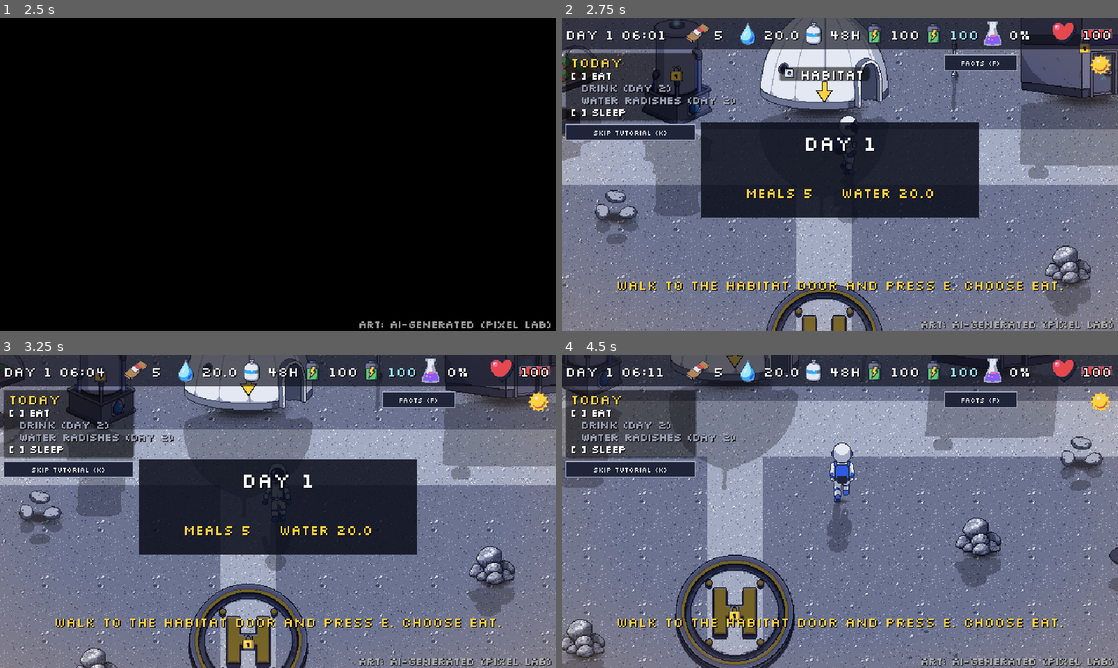
Above: before the commit, frames 1-4 (two rows, left to right).
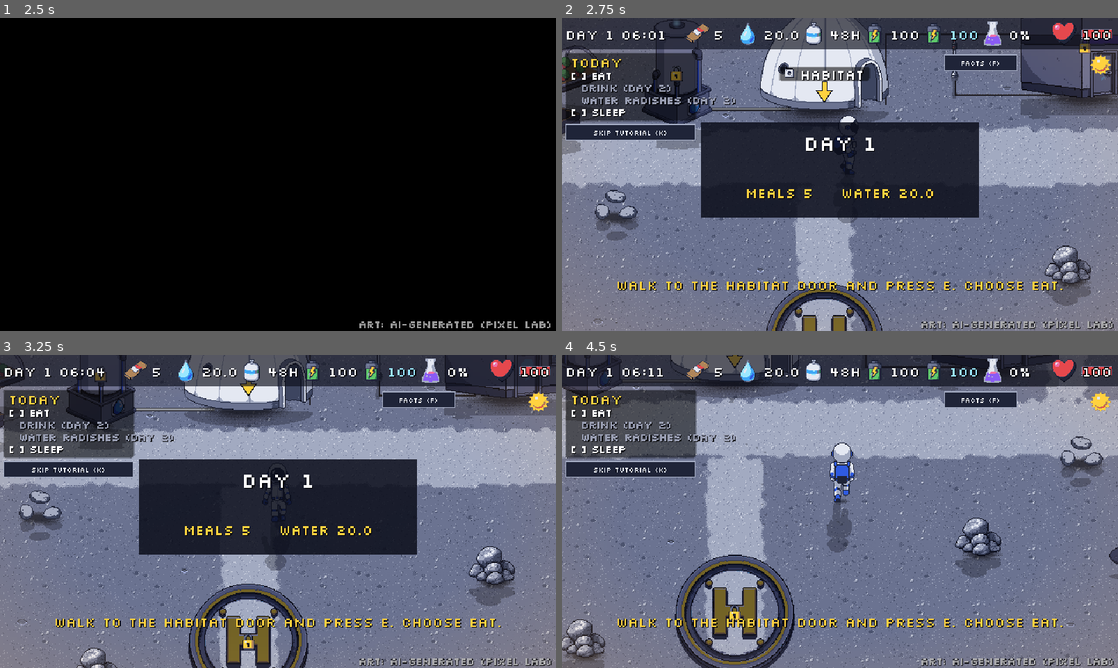
Above: after the commit, the same moments.

Repository: me-AMM/Wings-of-wax
Game: Godot game, scene res://scenes/Title.tscn
The game is run twice, just before and just after one commit, with the same random seed, the same clock (stepped at 60 frames per second) and the same inputs.
Inputs (mouse positions are in pixels of both pictures, inside the frame that each line leads up to):
- Up to frame 1 (2.5 s): click "Start Game" at 0.5 s; click "Continue" at 1.25 s; tap Enter (ui_accept) at 2, 2.27 s; move the mouse to (400, 158) at 2.02 s; hold Right (move_right) from 2.03 s (still down); hold E (interact) from 2.03 s (still down); click (400, 158) at 2.17 s
- Up to frame 2 (2.75 s): keep holding Right (move_right); keep holding E (interact)
- Up to frame 3 (3.25 s): move the mouse to (166, 527) at 2.77 s; release Right (move_right) at 2.78 s; release E (interact) at 2.78 s; hold Down (move_down) from 2.78 s (still down); tap L at 2.85 s; tap Enter (ui_accept) at 3.02 s
- Up to frame 4 (4.5 s): tap E (interact) at 3.5, 4.25 s; move the mouse to (895, 442) at 3.52 s; release Down (move_down) at 3.53 s; hold Right (move_right) 3.53-4.28 s; tap F at 3.6 s; move the mouse to (812, 574) at 4.27 s; hold Up (move_up) from 4.28 s (still down); tap J at 4.35 s; click (812, 574) at 4.42 s

Frame 1 is identical in both runs. In frame 2, 10% of the frame differs, in the area x 0-100%, y 0-100%; in frame 3, 12%; in frame 4, 14%.

Commit message:
POLISH 3: baked natural ground (noise tiles, dithered paths, pebbles, craters, tracks, cables, pipe), boot prints; sun shadow length capped and shared layer
Co-Authored-By: Claude Opus 5.5 <noreply@anthropic.com>

Diff:
--- a/scripts/polish.gd
+++ b/scripts/polish.gd
@@ -22,11 +22,19 @@
 # POLAR SUN: at the south pole the Sun circles low on the horizon, so shadows are long and turn once a day.
 const SUN_ALPHA := 0.27           # long shadow darkness
 const SUN_LENGTH := 1.5           # shadow length / object height
+const SUN_MAX := 44.0             # longest shadow in px (big domes would cast a huge grey blob otherwise)
 const SUN_FLAT := 0.55            # top-down view squashes the north-south part of the direction
 const SUN_PHASE := 0.0            # turn the whole clock (radians) if the shadows point the wrong way at 06:00
 var sun_group: CanvasGroup        # all long shadows: drawn as one layer, so overlaps never get darker
 var sun_items: Array = []         # [shadow Sprite2D, node] pairs
 var player_sun: Sprite2D
+# BOOT PRINTS: the astronaut leaves a small print every PRINT_STEP px that fades over PRINT_FADE s (outpost only)
+const PRINT_STEP := 10.0
+const PRINT_FADE := 30.0
+const PRINT_MAX := 120            # oldest prints are removed first (keeps the Web build cheap)
+var print_layer: Node2D
+var last_print := Vector2.INF
+var print_side := 1.0
 static var _shadow_cache := {}
 static var _bases := {}
 
@@ -137,7 +145,13 @@
 	GameState.changed.connect(_update_vignette)
 	_update_vignette()
 	if kind == "outpost":
+		_baked_ground()
 		_shadows_for_buildings()
+		if sun_group != null:                         # one layer: the astronaut's shadow never doubles a building's
+			player.remove_child(player_sun)
+			player_sun.show_behind_parent = false
+			player_sun.modulate = Color(0.02, 0.02, 0.06)
+			sun_group.add_child(player_sun)
 		_blinking_lights()
 
 func _build_vignette() -> void:
@@ -165,6 +179,49 @@
 func _update_vignette() -> void:
 	if vignette != null:
 		vignette.modulate = Color(0.2, 0.3, 0.75) if GameState.in_shadow else Color(1.0, 0.72, 0.4)
+
+# GROUND: one baked image (tools/make_ground.py) replaces the tiled ground, the hard-edged path rectangles and the
+# ground patches. Craters and boulder walls stay. If the image is missing, the old ground is kept.
+func _baked_ground() -> void:
+	var ground: Node = host.get_node_or_null("Ground")
+	var tex: Texture2D = load("res://assets_derived/ground_outpost.png") if ResourceLoader.exists("res://assets_derived/ground_outpost.png") else null
+	if ground == null or tex == null:
+		return
+	for c in ground.get_children():
+		if c.name == "GroundFill" or String(c.name).begins_with("Path") or String(c.name).begins_with("Patch"):
+			c.visible = false
+	var g := Sprite2D.new()
+	g.name = "BakedGround"
+	g.texture = tex
+	g.centered = false
+	ground.add_child(g)
+	ground.move_child(g, 0)
+	print_layer = Node2D.new()
+	print_layer.name = "BootPrints"
+	ground.add_child(print_layer)
+
+func _boot_prints() -> void:
+	if print_layer == null or player == null:
+		return
+	var feet := player.global_position
+	if last_print == Vector2.INF:
+		last_print = feet
+		return
+	if feet.distance_to(last_print) < PRINT_STEP:
+		return
+	var dir := (feet - last_print).normalized()
+	last_print = feet
+	print_side = -print_side                          # left, right, left...
+	var side := Vector2(-dir.y, dir.x) * 2.0 * print_side
+	var bp := Sprite2D.new()
+	bp.texture = ellipse_texture(4, 2, 0.35, Color(0.05, 0.05, 0.08))
+	bp.position = (feet + side).round()
+	print_layer.add_child(bp)
+	var tw := bp.create_tween()
+	tw.tween_property(bp, "modulate:a", 0.0, PRINT_FADE)
+	tw.tween_callback(bp.queue_free)
+	if print_layer.get_child_count() > PRINT_MAX:
+		print_layer.get_child(0).queue_free()
 
 # GROUNDING: every building, prop and rock of the Outpost gets a dark dithered dirt patch and a contact shadow,
 # both centred on the sprite's real visual base (bases.json) and drawn on the ground layer, under every sprite.
@@ -213,7 +270,9 @@
 		ls.position = base
 		ls.modulate = Color(0.02, 0.02, 0.06)
 		sun_group.add_child(ls)
-		sun_items.append([ls, sp])
+		var hb: Dictionary = bases().get(sp.texture.resource_path, {})
+		var height: float = float(hb.get("bottom", 32) - hb.get("top", 0) + 1)
+		sun_items.append([ls, sp, minf(SUN_LENGTH, SUN_MAX / height)])
 		# follow the node if it is hidden (locked or not landed yet)
 		n.visibility_changed.connect(func(): dirt.visible = n.visible; s.visible = n.visible; ls.visible = n.visible)
 		dirt.visible = n.visible
@@ -249,13 +308,13 @@
 
 func _update_sun() -> void:
 	var on := not GameState.in_shadow       # shadow days: the Sun is blocked, no long shadows
-	var skew_axis := -sun_dir() * SUN_LENGTH  # a pixel h above the base lands h * SUN_LENGTH along the direction
+	var d := -sun_dir()                       # a pixel h above the base lands h * length along the direction
 	if sun_group != null:
 		sun_group.visible = on
 		for it in sun_items:
 			var ls: Sprite2D = it[0]
 			ls.texture = it[1].texture           # follows texture swaps (dusty panels, empty charger)
-			ls.transform = Transform2D(Vector2(1, 0), skew_axis, ls.position)
+			ls.transform = Transform2D(Vector2(1, 0), d * it[2], ls.position)
 	if player_sun != null:
 		player_sun.visible = on
 		var ps: AnimatedSprite2D = null
@@ -266,10 +325,14 @@
 			player_sun.texture = ps.sprite_frames.get_frame_texture(ps.animation, ps.frame)
 			player_sun.offset = ps.offset
 			player_sun.flip_h = ps.flip_h
-			player_sun.transform = Transform2D(Vector2(1, 0), skew_axis, Vector2.ZERO)
+			var origin := Vector2.ZERO
+			if player_sun.get_parent() == sun_group:      # in the shared layer: follow the player's feet
+				origin = player.global_position
+			player_sun.transform = Transform2D(Vector2(1, 0), d * SUN_LENGTH, origin)
 
 func _process(delta: float) -> void:
 	_update_sun()
+	_boot_prints()
 	# an occasional sparkle on a solar panel
 	if panels.is_empty() or GameState.in_shadow:
 		return
Binary file added: assets_derived/ground_outpost.png
Not shown, added: assets_derived/ground_outpost.png.import
Binary file changed: docs/screenshots/01_title.png
Binary file changed: docs/screenshots/02_outpost_sliders.png
Binary file changed: docs/screenshots/03_storm_mission_real_flare.png
Binary file changed: docs/screenshots/04_shadow_day.png
Binary file changed: docs/screenshots/05_day1_goals.png
Not shown, changed: docs/DECISIONS_LOG.md
